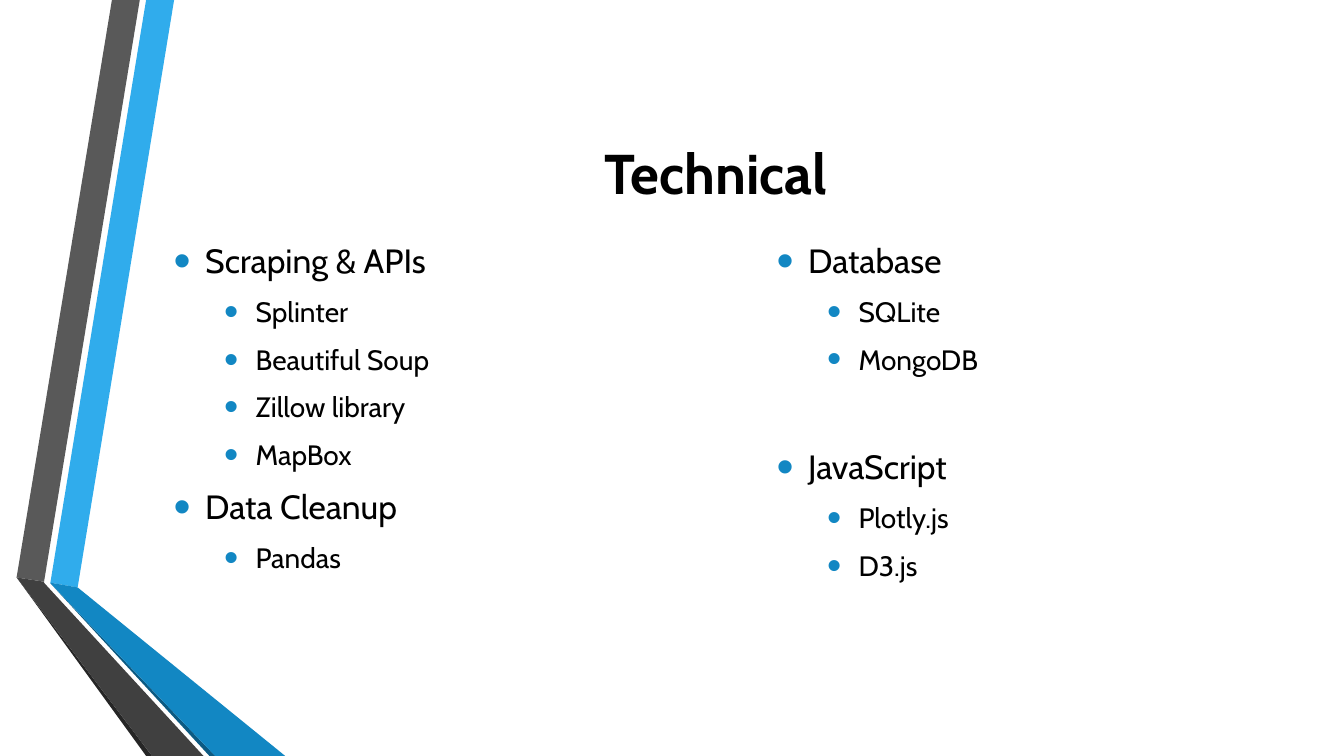
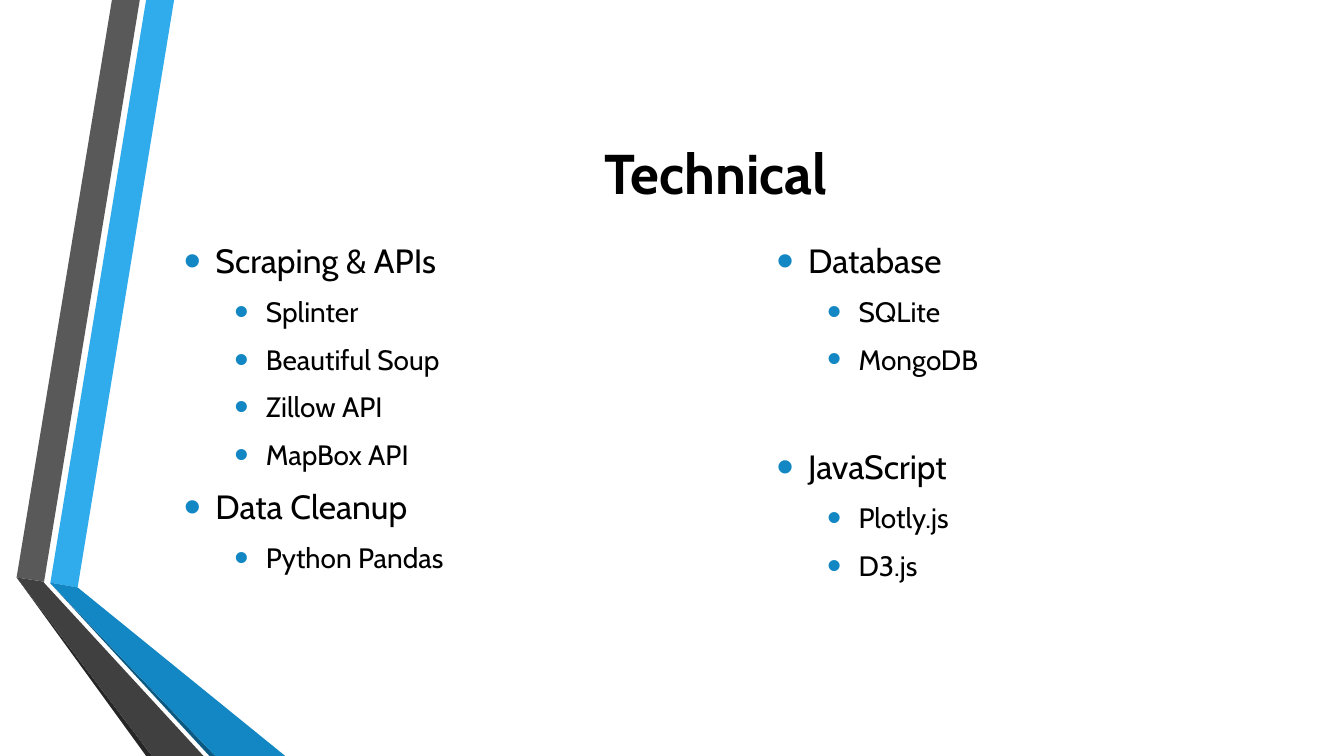
Before and after one commit to correenho/DA-Bootcamp-Project-2, a slide deck: slide 4 of project_2_presentation_deck.pptx. Drawn at 1344x756 pixels with LibreOffice and Linux fonts; fonts in the diff are those of the drawing; background and template pictures are left out. Boxes give left, top, right and bottom in pixels: in the first picture for what was removed or moved away, otherwise in the second. Text is boxed around its words. In the diff, an @@ line names an element or a change of style, - is before the commit and + after.

```diff
--- a/project_2_presentation_deck.pptx
+++ b/project_2_presentation_deck.pptx
@@ text "Scraping & APIs": place and size @@
-text "Scraping & APIs" at bbox=[205, 249, 429, 569]
+text "Scraping & APIs" at bbox=[215, 249, 443, 574]
@@ text at bbox=[266, 396, 408, 471]: text changed @@
-  • Zillow library
-  • MapBox
+  • Zillow API
+  • MapBox API
@@ text at bbox=[266, 547, 443, 574]: text changed @@
-  • Pandas
+  • Python Pandas
```
Also in this commit, not shown: 1 other slide changed, 5 other files.
